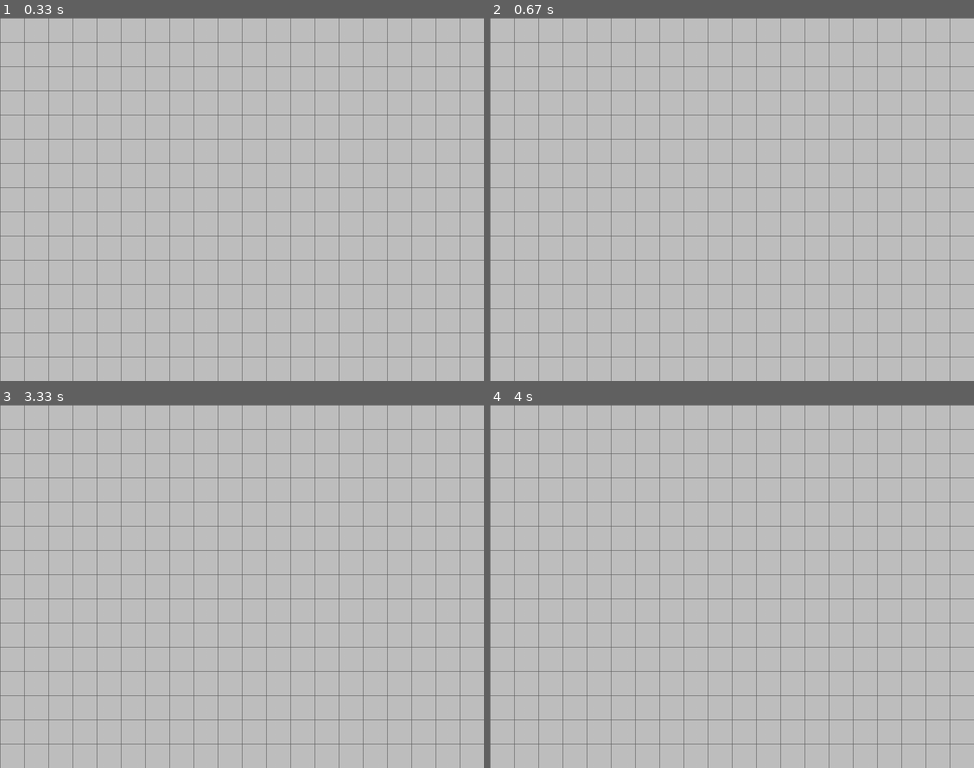
Above: before the commit, frames 1-4 (two rows, left to right).
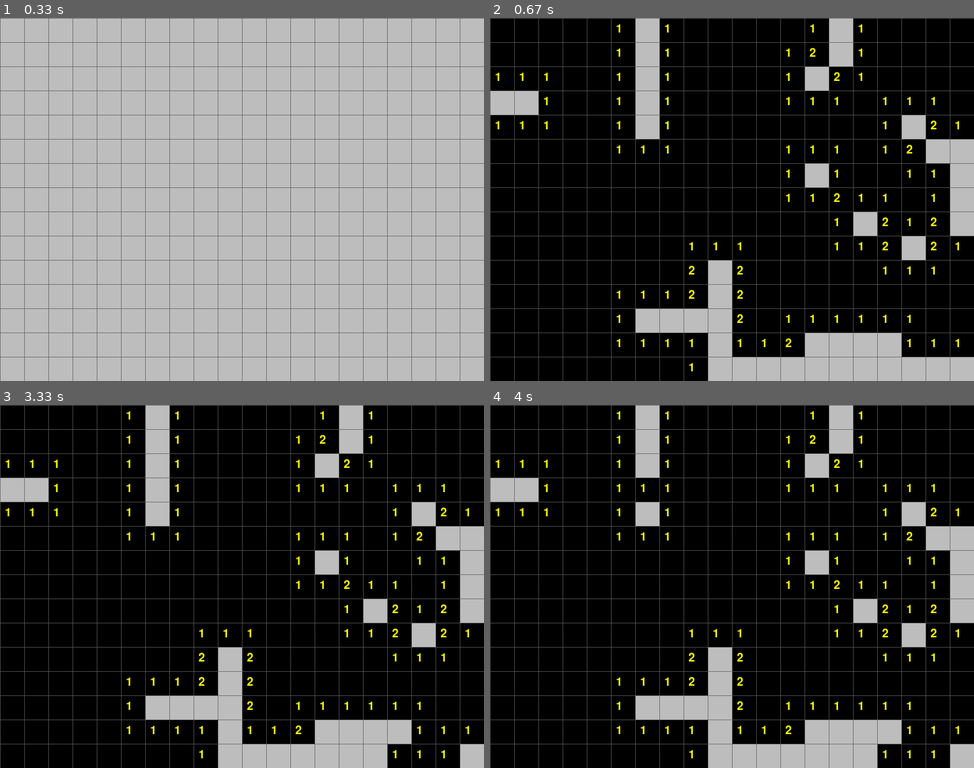
Above: after the commit, the same moments.

Repository: fldragonn/pygame
Game: pygame game, started from minesweeper/mine_sweeper_01.py
Same seed, same stepped clock (60 frames per second), same inputs: the game is played once before the commit and once after it.
Inputs (mouse positions are in pixels of both pictures, inside the frame that each line leads up to):
- Up to frame 1 (0.33 s): no input
- Up to frame 2 (0.67 s): click (732, 199) at 0.38 s
- Up to frame 3 (3.33 s): click (425, 724) at 3.22 s
- Up to frame 4 (4 s): click (664, 510) at 3.55 s

Frame 1 is identical in both runs. In frame 2, 83% of the frame differs, in the area x 0-100%, y 0-100%; in frame 3, 83%; in frame 4, 84%.

Commit message:
04. 타일 클릭 처리 2 - 폭탄 주변을 탐색해서 오픈하기

Diff:
--- a/minesweeper/mine_sweeper_01.py
+++ b/minesweeper/mine_sweeper_01.py
@@ -21,10 +21,40 @@
 SURFACE = pygame.display.set_mode([WIDTH * SIZE, HEIGHT * SIZE])
 FPSCLOCK = pygame.time.Clock()
 
+# 폭탄 개수 반환
+def num_of_bomb(field, x_pos, y_pos):
+    count = 0
+    for yoffset in range(-1, 2):
+        for xoffset in range(-1, 2):
+            xpos, ypos = (x_pos + xoffset, y_pos + yoffset)
+            if 0 <= xpos < WIDTH and 0 <= ypos < HEIGHT and field[ypos][xpos] == BOMB:
+                count += 1
+    return count
+
+
+# 타일 오픈
+def open_tile(field, x_pos, y_pos):
+    global OPEN_COUNT
+    if CHECKED[y_pos][x_pos]:
+        return
+
+    CHECKED[y_pos][x_pos] = True
+
+    for yoffset in range(-1, 2):
+        for xoffset in range(-1, 2):
+            xpos, ypos = (x_pos + xoffset, y_pos + yoffset)
+            if 0 <= xpos < WIDTH and 0 <= ypos < HEIGHT and field[ypos][xpos] == EMPTY:
+                field[ypos][xpos] = OPENED
+                OPEN_COUNT += 1
+                count = num_of_bomb(field, xpos, ypos)
+                if count == 0 and not (xpos == x_pos and ypos == y_pos):
+                    open_tile(field, xpos, ypos)
+
 # 메인 루프
 def main():
     # 기본 설정
     game_over = False
+    smallfont = pygame.font.SysFont(None, 36)
 
     # 맵 정보 리스트 초기화
     field = [[EMPTY for xpos in range(WIDTH)] for ypos in range(HEIGHT)]
@@ -52,6 +82,9 @@
                 # pygame.time.delay(100)
                 if field[ypos][xpos] == BOMB:
                     game_over = True
+                else:
+                # elif field[ypos][xpos] == EMPTY:
+                    open_tile(field, xpos, ypos)
 
         # 배경 그리기
         SURFACE.fill( (0, 0, 0) )
@@ -65,6 +98,11 @@
                     pygame.draw.rect(SURFACE, (192, 192, 192), rect)
                     if game_over and tile == BOMB:
                         pygame.draw.ellipse(SURFACE, (255, 255, 0), rect)
+                elif tile == OPENED:
+                    count = num_of_bomb(field, xpos, ypos)
+                    if count > 0:
+                        num_image = smallfont.render("{}".format(count), True, (255, 255, 0))
+                        SURFACE.blit(num_image, (xpos * SIZE + 10, ypos * SIZE + 10))
 
         # 선 그리기
         for index in range(0, WIDTH * SIZE, SIZE):
